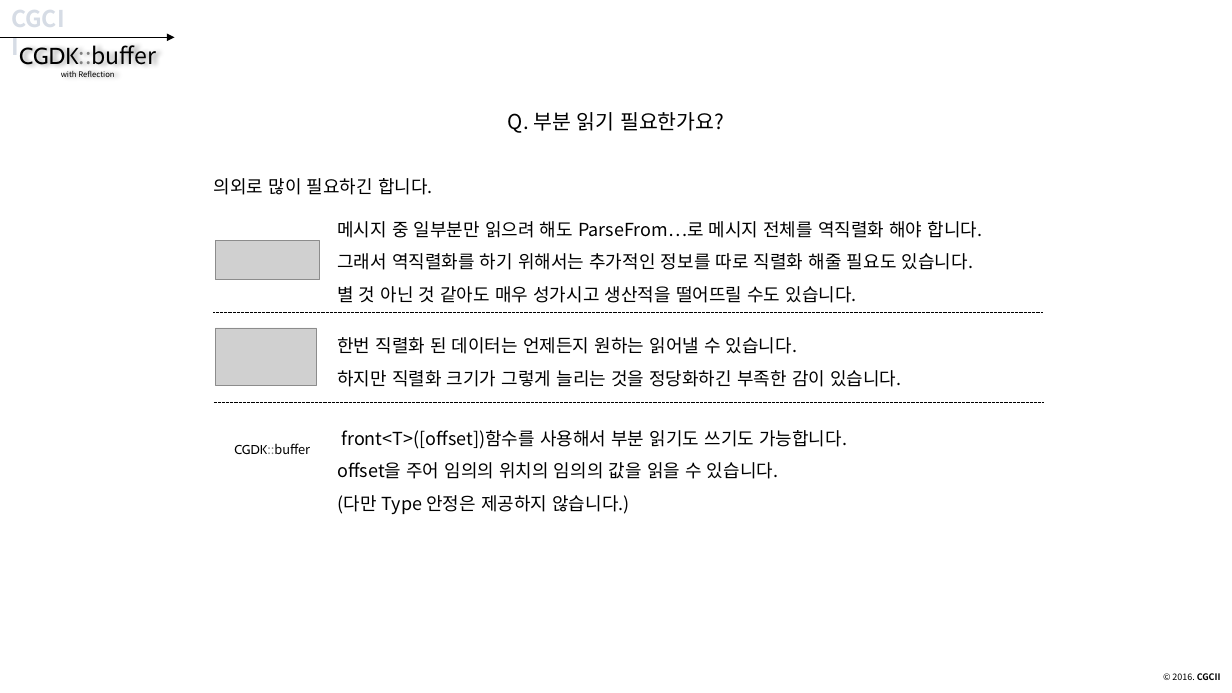
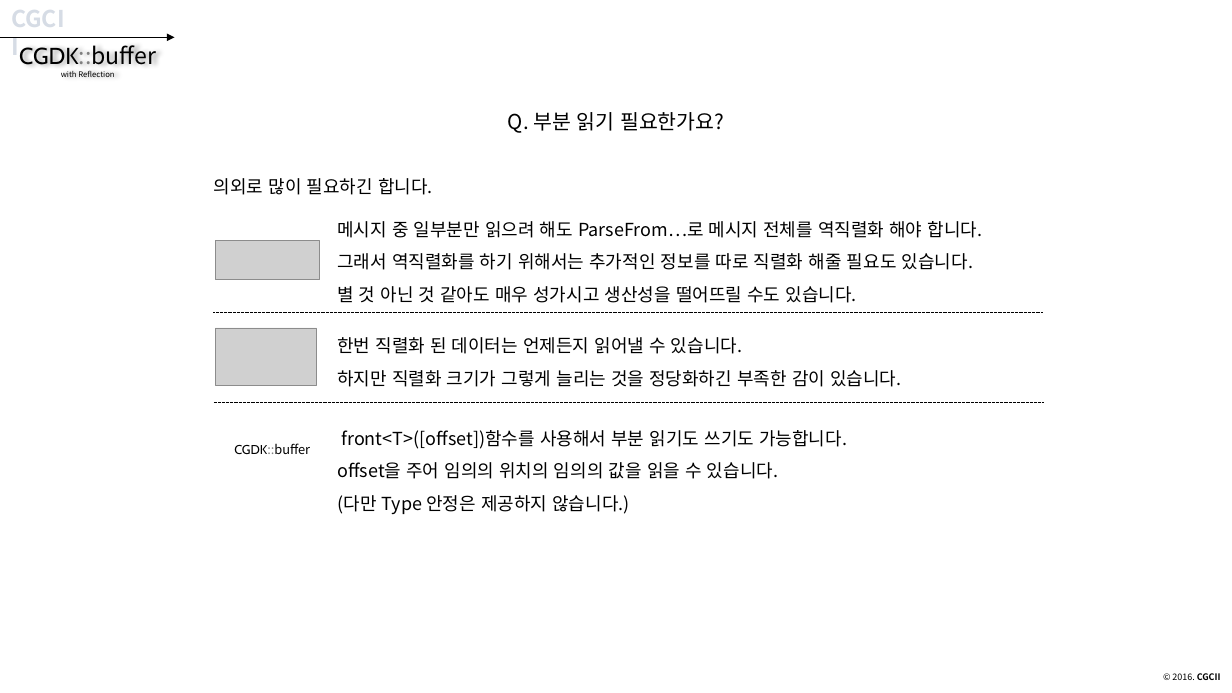
Before and after one commit to CGLabs/CGDK.buffer, a slide deck: slide 75 of C++/document/intruduce_CGDK.buffer.pptx. Drawn at 1232x693 pixels with LibreOffice and Linux fonts; fonts in the diff are those of the drawing; grey boxes stand for pictures. Boxes give left, top, right and bottom in pixels: in the first picture for what was removed or moved away, otherwise in the second. Text is boxed around its words. In the diff, an @@ line names an element or a change of style, - is before the commit and + after.

```diff
--- a/C++/document/intruduce_CGDK.buffer.pptx
+++ b/C++/document/intruduce_CGDK.buffer.pptx
@@ text at [337, 286, 857, 303]: text changed @@
-별 것 아닌 것 같아도 매우 성가시고 생산적을 떨어뜨릴 수도 있습니다.
+별 것 아닌 것 같아도 매우 성가시고 생산성을 떨어뜨릴 수도 있습니다.
@@ text at [337, 337, 742, 354]: text changed @@
-한번 직렬화 된 데이터는 언제든지 원하는 읽어낼 수 있습니다.
+한번 직렬화 된 데이터는 언제든지 읽어낼 수 있습니다.
```
Also in this commit, not shown: 30 other slides changed.
